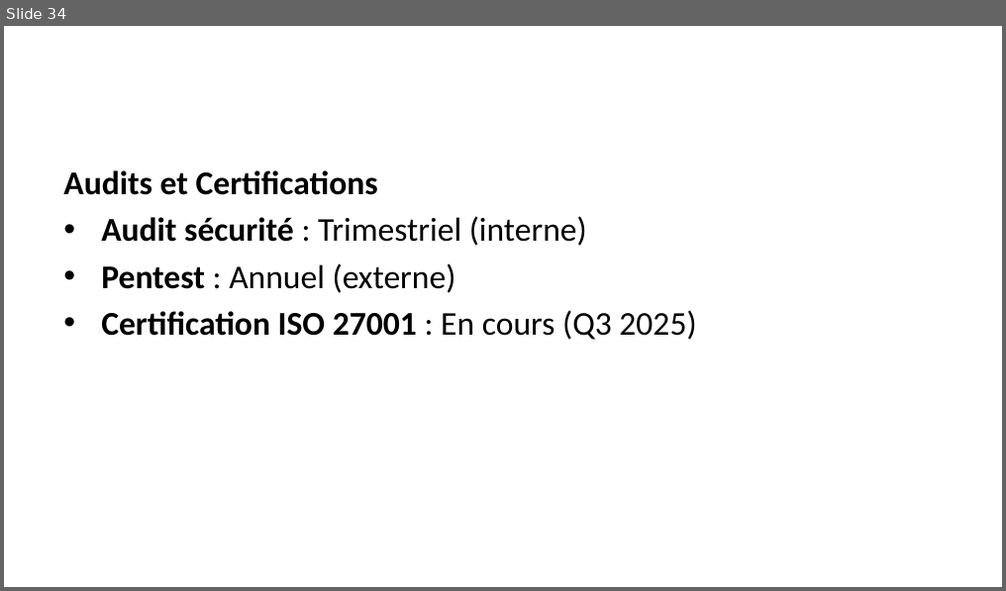
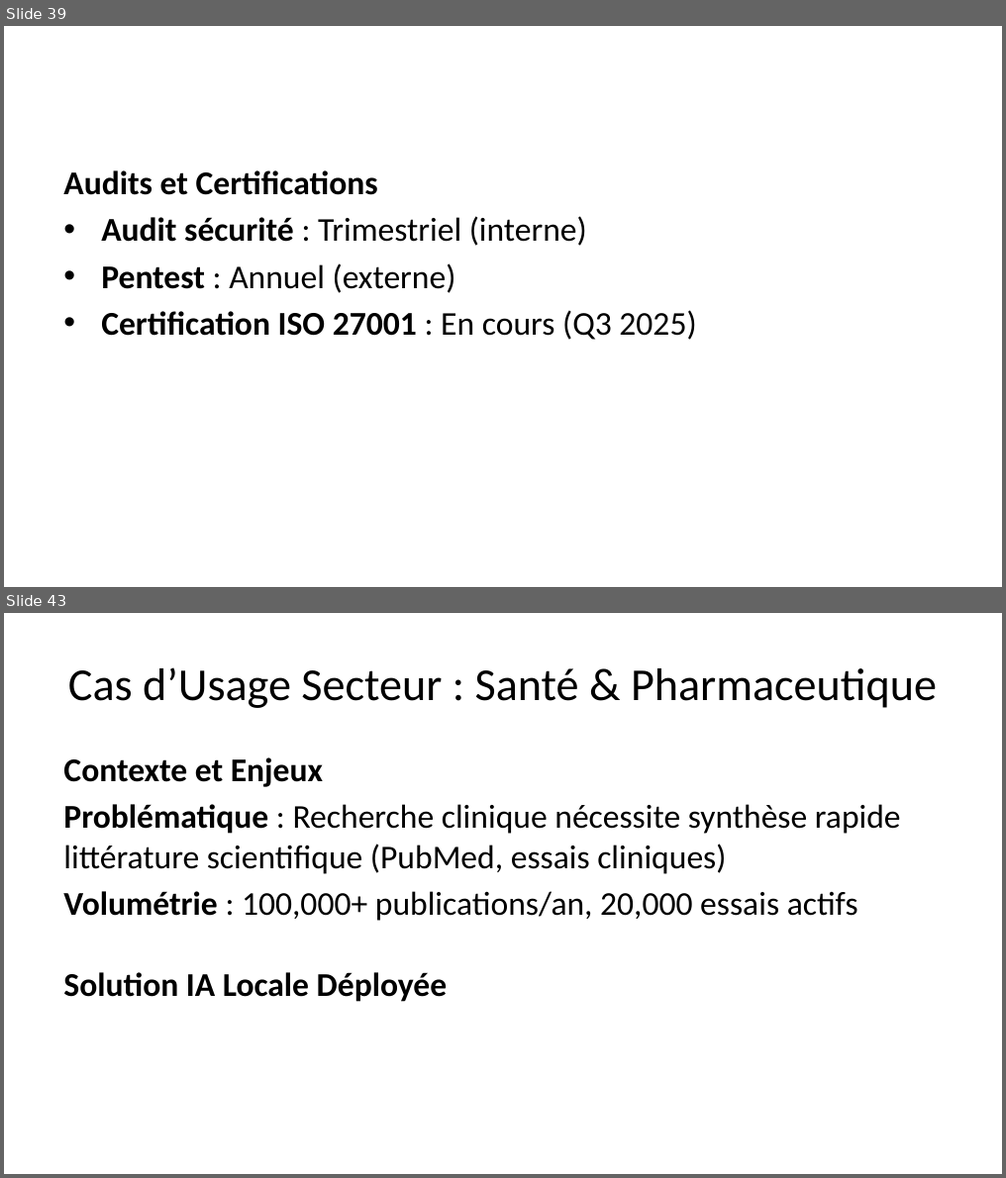
Before and after one commit to kl-IOS/IA_Locale, a slide deck: claude/presentation_corporate.pptx. Shown one above the other, each under a label of ours: slide 34 before the commit, slides 39 and 43 after it; the slides between them are not shown. The pictures are 1006x591 and 1006x1178 pixels, drawn with LibreOffice and Linux fonts; fonts in the diff are those of the drawing. Boxes give left, top, right and bottom in pixels: in the first picture for what was removed or moved away, otherwise in the second. Text is boxed around its words. In the diff, an @@ line names an element or a change of style, - is before the commit and + after.

```diff
--- a/claude/presentation_corporate.pptx
+++ b/claude/presentation_corporate.pptx
@@ slide 43 added at (x1=4, y1=613, x2=1002, y2=1174), background #FFFFFF @@
@@ title added at (x1=68, y1=667, x2=937, y2=708), 33 pt, text #000000 @@
+Cas d’Usage Secteur : Santé & Pharmaceutique
@@ text added at (x1=63, y1=758, x2=901, y2=1002), 24 pt, text #000000 @@
+Contexte et Enjeux
+Problématique : Recherche clinique nécessite synthèse rapide littérature scientifique (PubMed, essais cliniques)
+Volumétrie : 100,000+ publications/an, 20,000 essais actifs
+Solution IA Locale Déployée
@@ what was slide 34 is now slide 39 @@
```
Also in this commit, not shown: 5 slides changed, 19 other slides added, 9 slides removed, 16 other files.
